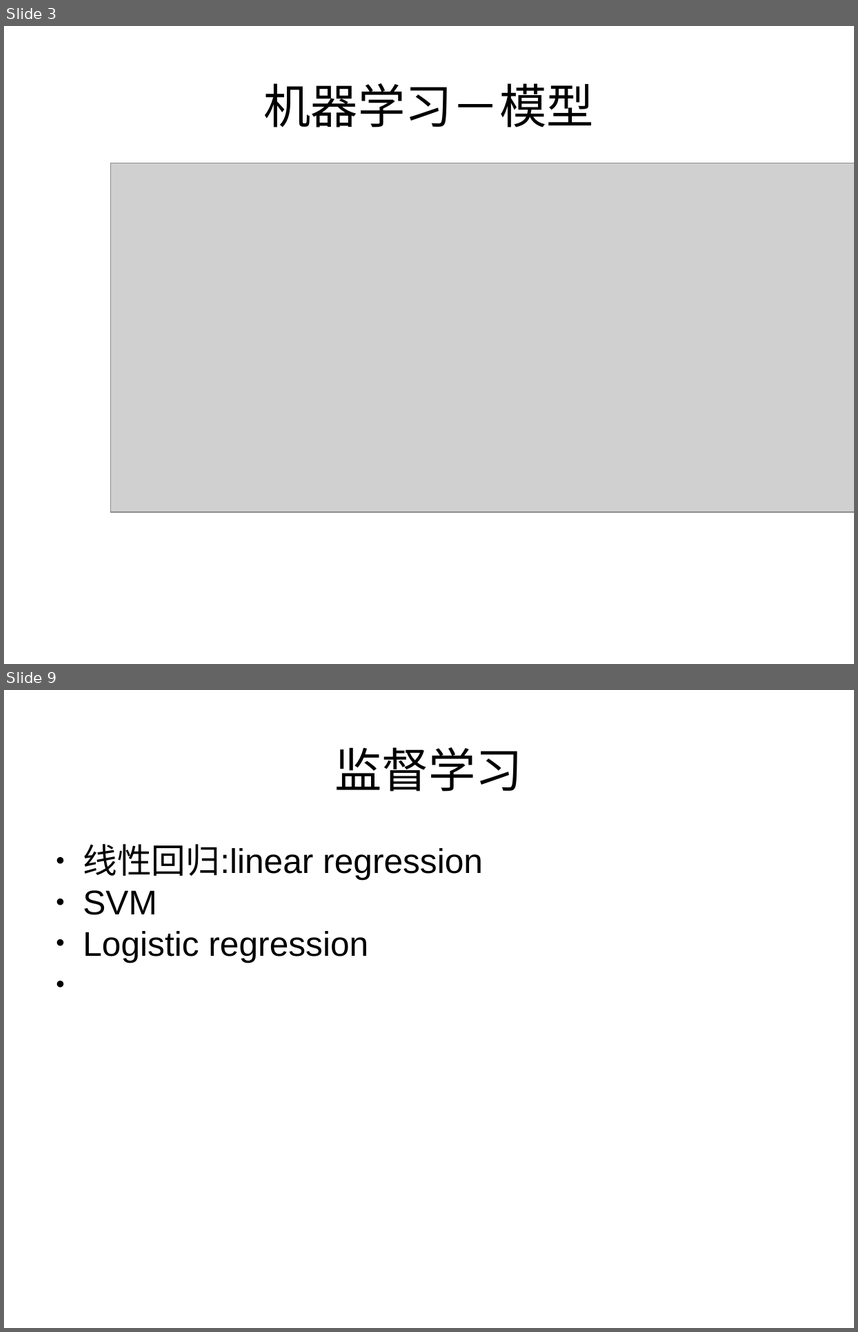
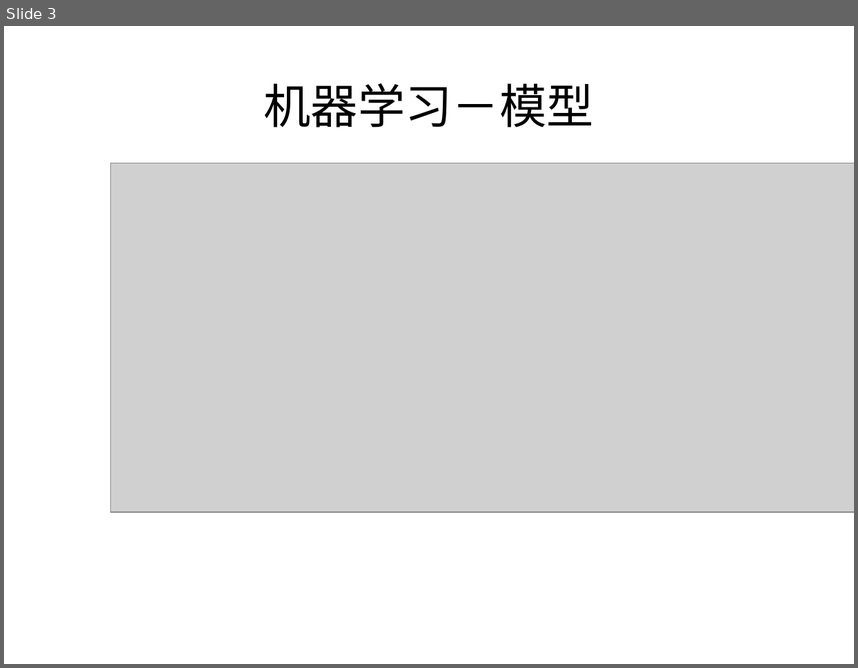
Before and after one commit to qqqil/tensorflow_test, a slide deck: docs/nn.pptx. Shown one above the other, each under a label of ours: slides 3 and 9 before the commit, slide 3 after it; the slides between them are not shown. The pictures are 858x1332 and 858x668 pixels, drawn with LibreOffice and Linux fonts; fonts in the diff are those of the drawing; grey boxes stand for pictures. Boxes give left, top, right and bottom in pixels: in the first picture for what was removed or moved away, otherwise in the second. Text is boxed around its words. In the diff, an @@ line names an element or a change of style, - is before the commit and + after.

```diff
--- a/docs/nn.pptx
+++ b/docs/nn.pptx
@@ slide 9 removed at <box>4,690,854,1328</box>, background #FFFFFF @@
@@ text removed at <box>335,747,523,791</box> @@
-监督学习
@@ text removed at <box>83,844,483,962</box> @@
-● 线性回归:linear regression
-● SVM
-● Logistic regression
```
Also in this commit, not shown: 3 slides changed, 17 slides added, 4 other slides removed, 6 other files.
